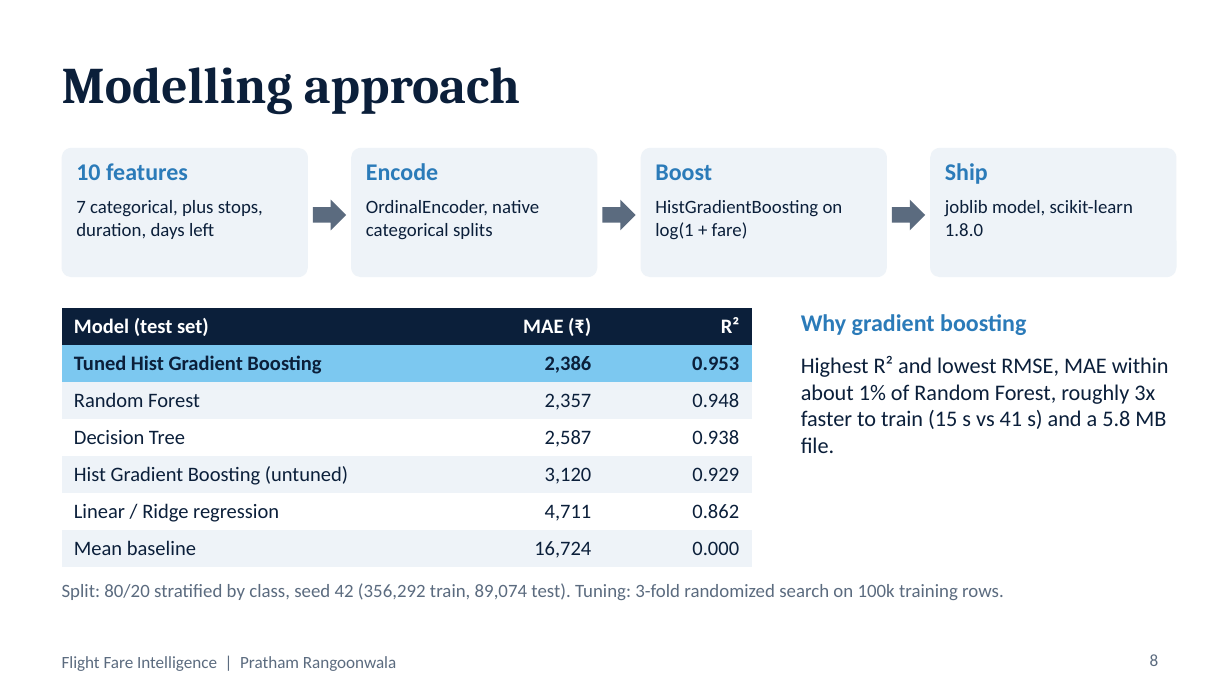
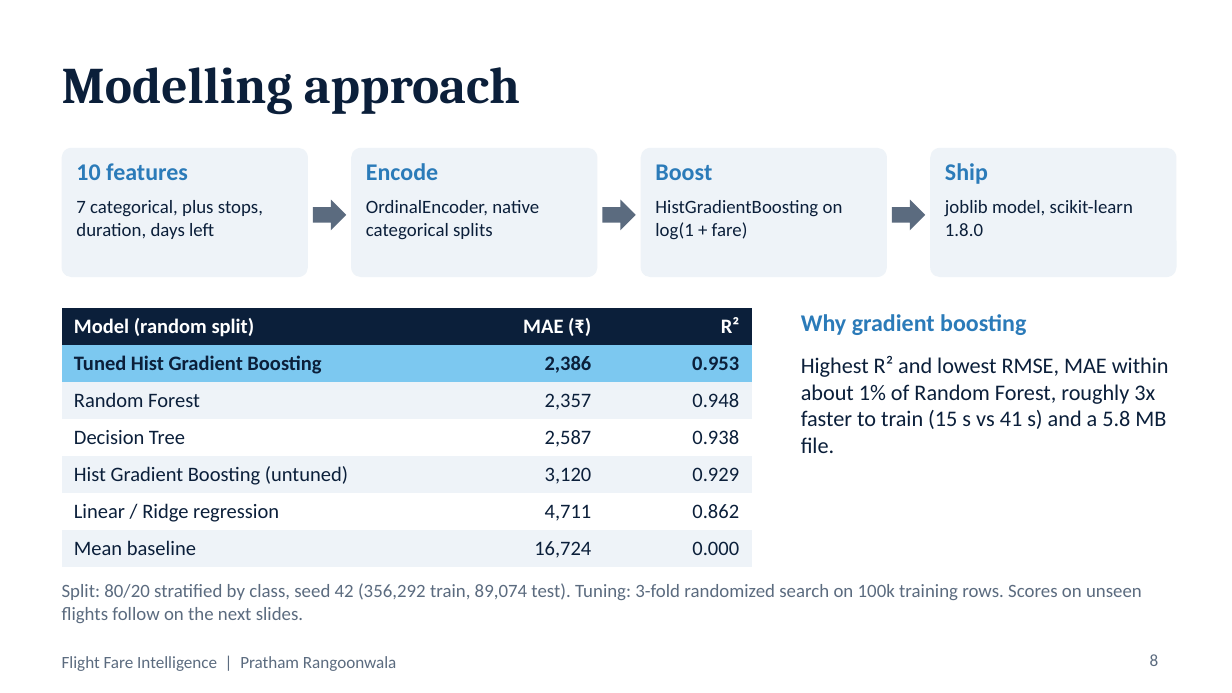
Before and after one commit to Pratham719/flight-fare-intelligence, a slide deck: slide 8 of Documentation/presentation.pptx. Drawn at 1232x693 pixels with LibreOffice and Linux fonts; fonts in the diff are those of the drawing. Boxes give left, top, right and bottom in pixels: in the first picture for what was removed or moved away, otherwise in the second. Text is boxed around its words. In the diff, an @@ line names an element or a change of style, - is before the commit and + after.

Commit message:
Unseen-flight evaluation

```diff
--- a/Documentation/presentation.pptx
+++ b/Documentation/presentation.pptx
@@ table at (62, 308, 752, 567) @@
-row 1, column 1: Model (test set)
+row 1, column 1: Model (random split)
@@ text at (62, 583, 1142, 623): text changed @@
-Split: 80/20 stratified by class, seed 42 (356,292 train, 89,074 test). Tuning: 3-fold randomized search on 100k training rows.
+Split: 80/20 stratified by class, seed 42 (356,292 train, 89,074 test). Tuning: 3-fold randomized search on 100k training rows. Scores on unseen flights follow on the next slides.
```
Also in this commit, not shown: 13 other slides changed, 2 slides added, 9 other files.
